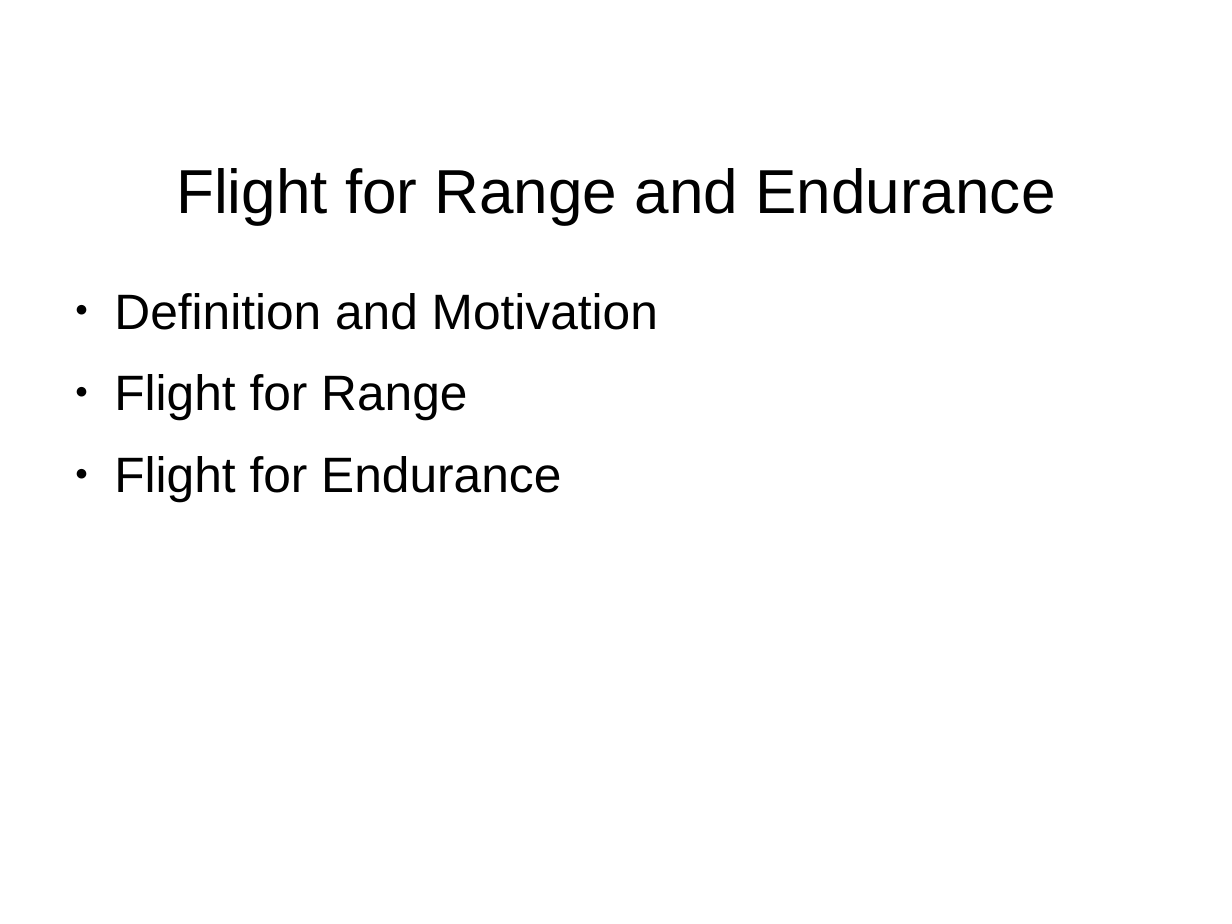
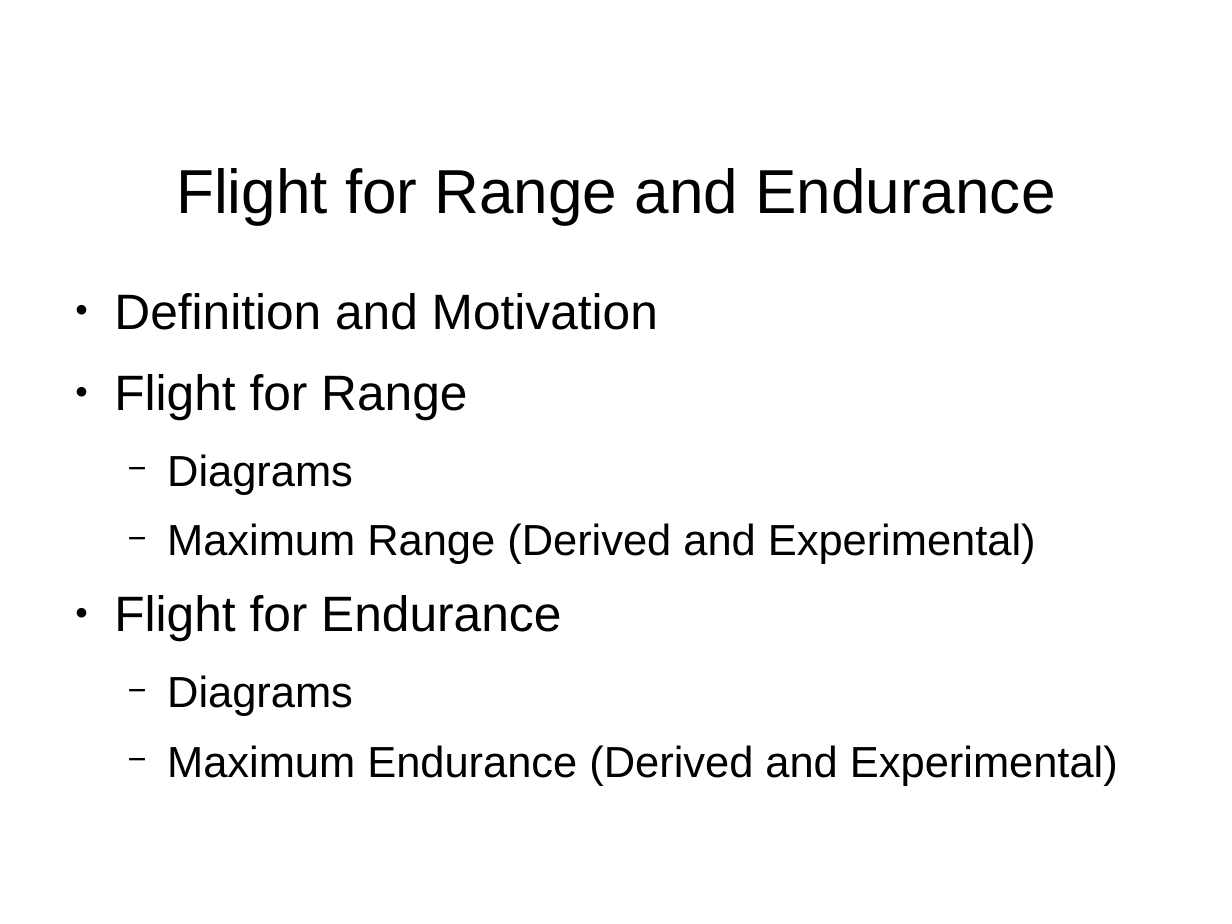
Before and after one commit to stephanheinemann/flight, a slide deck: slide 2 of FI/RangeAndEndurance/RangeAndEndurance.odp. Drawn at 1232x924 pixels with LibreOffice and Linux fonts; fonts in the diff are those of the drawing; background and template pictures are left out. Boxes give left, top, right and bottom in pixels: in the first picture for what was removed or moved away, otherwise in the second. Text is boxed around its words. In the diff, an @@ line names an element or a change of style, - is before the commit and + after.

Commit message:
improved range and endurance presentation

```diff
--- a/FI/RangeAndEndurance/RangeAndEndurance.odp
+++ b/FI/RangeAndEndurance/RangeAndEndurance.odp
@@ text at box(167, 454, 1036, 564): paragraphs added @@
+  − Diagrams
+  − Maximum Range (Derived and Experimental)
@@ text at box(167, 675, 1118, 786): paragraphs added @@
+  − Diagrams
+  − Maximum Endurance (Derived and Experimental)
```
Also in this commit, not shown: 5 other slides changed, 1 slide added, 1 other file.
